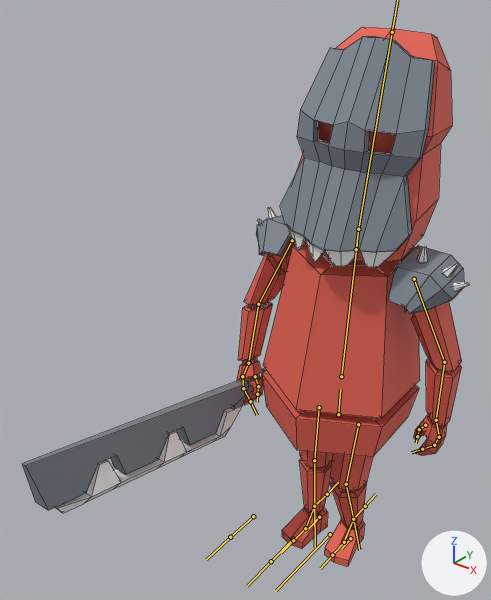
The FBX model Assets/Visuals/Animations/idle.fbx, before and after one commit.
Before and after are seen from a 50 mm camera at (12.7, -22.6, 25.5) aimed at (-1.5, -4.9, 14.4). Arrows for +X, +Y and +Z are at lower right; the lights stay in place. Both versions are drawn at frame 1 of the action 'Armature|Run'; the numbers are the values there. The bones that bend it are drawn over the model as lines. Mesh edges are drawn as thin lines.

The first picture shows 'Joana'.
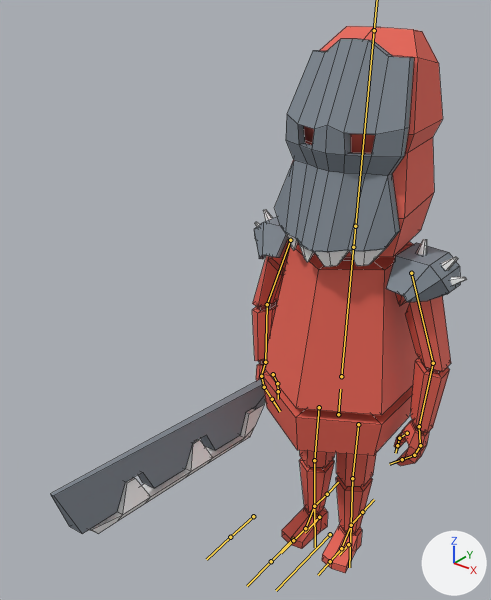
Edits to the scene script, one JSON object a line:
```json
{"block": "bone_back", "where": "bone_back = bpy.data.objects['Armature'].pose.bones['Back']  # child of 'Butt'"}
{"op": "set", "path": "bone_back.rotation_quaternion", "old": "(1.0, 0.0, 0.0, -0.019)", "new": "(1.0, -0.019, 0.0, 0.0)", "note": "degrees (0, 0, -2) -> degrees (-2, 0, 0)"}
{"block": "bone_head", "where": "bone_head = bpy.data.objects['Armature'].pose.bones['Head']  # child of 'Neck'"}
{"op": "set", "path": "bone_head.rotation_quaternion", "old": "(0.995, -0.057, 0.08, -0.005)", "new": "(0.999, 0.0, 0.035, 0.0)", "note": "degrees (-7, 9, -1) -> degrees (0, 4, 0)"}
{"block": "bone_arm_up_l", "where": "bone_arm_up_l = bpy.data.objects['Armature'].pose.bones['Arm_Up.L']  # child of 'Back'"}
{"op": "set", "path": "bone_arm_up_l.rotation_quaternion", "old": "(0.998, 0.05, 0.023, 0.021)", "new": "(0.999, -0.018, -0.008, 0.025)", "note": "degrees (6, 3, 3) -> degrees (-2, -1, 3)"}
{"block": "bone_arm_up_r", "where": "bone_arm_up_r = bpy.data.objects['Armature'].pose.bones['Arm_Up.R']  # child of 'Back'"}
{"op": "set", "path": "bone_arm_up_r.rotation_quaternion", "old": "(0.997, -0.061, 0.028, -0.025)", "new": "(1.0, 0.008, -0.004, -0.023)", "note": "degrees (-7, 3, -3) -> degrees (1, 0, -3)"}
{"block": "bone_leg_up_l", "where": "bone_leg_up_l = bpy.data.objects['Armature'].pose.bones['Leg_Up.L']  # child of 'Butt'"}
{"op": "set", "path": "bone_leg_up_l.rotation_quaternion", "old": "(0.995, -0.096, -0.001, -0.001)", "new": "(1.0, 0.0, -0.001, -0.001)", "note": "degrees (-11, 0, 0) -> degrees (0, 0, 0)"}
{"block": "bone_leg_down_l", "where": "bone_leg_down_l = bpy.data.objects['Armature'].pose.bones['Leg_Down.L']  # child of 'Leg_Up.L'"}
{"op": "set", "path": "bone_leg_down_l.rotation_quaternion", "old": "(0.974, 0.225, 0.0, 0.0)", "new": "(1.0, 0.0, 0.0, 0.0)", "note": "degrees (26, 0, 0) -> degrees (0, 0, 0)"}
{"block": "bone_leg_control_l", "where": "bone_leg_control_l = bpy.data.objects['Armature'].pose.bones['Leg_Control.L']  # child of 'Root'"}
{"op": "set", "path": "bone_leg_control_l.location", "old": "(0.0, -0.19, -0.25)", "new": "(0.0, 0.0, 0.0)"}
```

Location of each change, (x1, y1, x2, y2) in pixels of the pictures (491 x 600 px):
```json
{"object": "Joana", "change": "posed", "before": [22, 27, 469, 567], "after": [50, 26, 467, 573], "on screen": "7% narrower"}
{"bone": "Back", "before": "(341, 376) to (357, 243)", "after": "(341, 376) to (354, 240)"}
{"bone": "Head", "before": "(358, 229) to (392, 32)", "after": "(355, 226) to (374, 30)"}
{"bone": "Arm_Up.L", "before": "(414, 279) to (444, 362)", "after": "(411, 273) to (433, 363)"}
{"bone": "Arm_Up.R", "before": "(292, 240) to (258, 304)", "after": "(290, 240) to (267, 304)"}
{"bone": "Leg_Up.L", "before": "(358, 424) to (346, 484)", "after": "(358, 424) to (352, 478)"}
{"bone": "Leg_Down.L", "before": "(346, 484) to (353, 519)", "after": "(352, 478) to (351, 525)"}
{"bone": "Leg_Control.L", "before": "(350, 538) to (341, 549)", "after": "(348, 544) to (339, 555)"}
```
